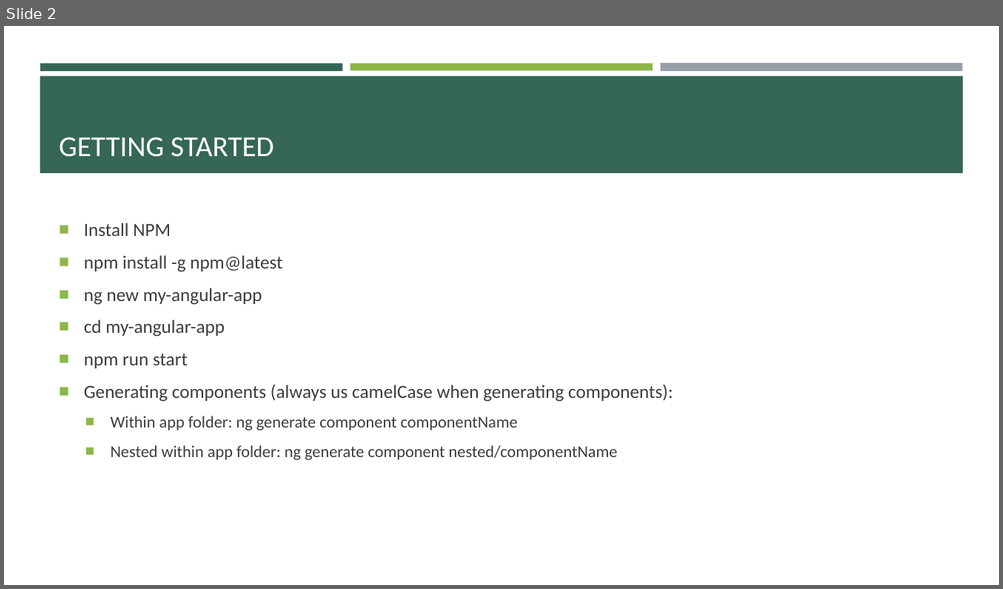
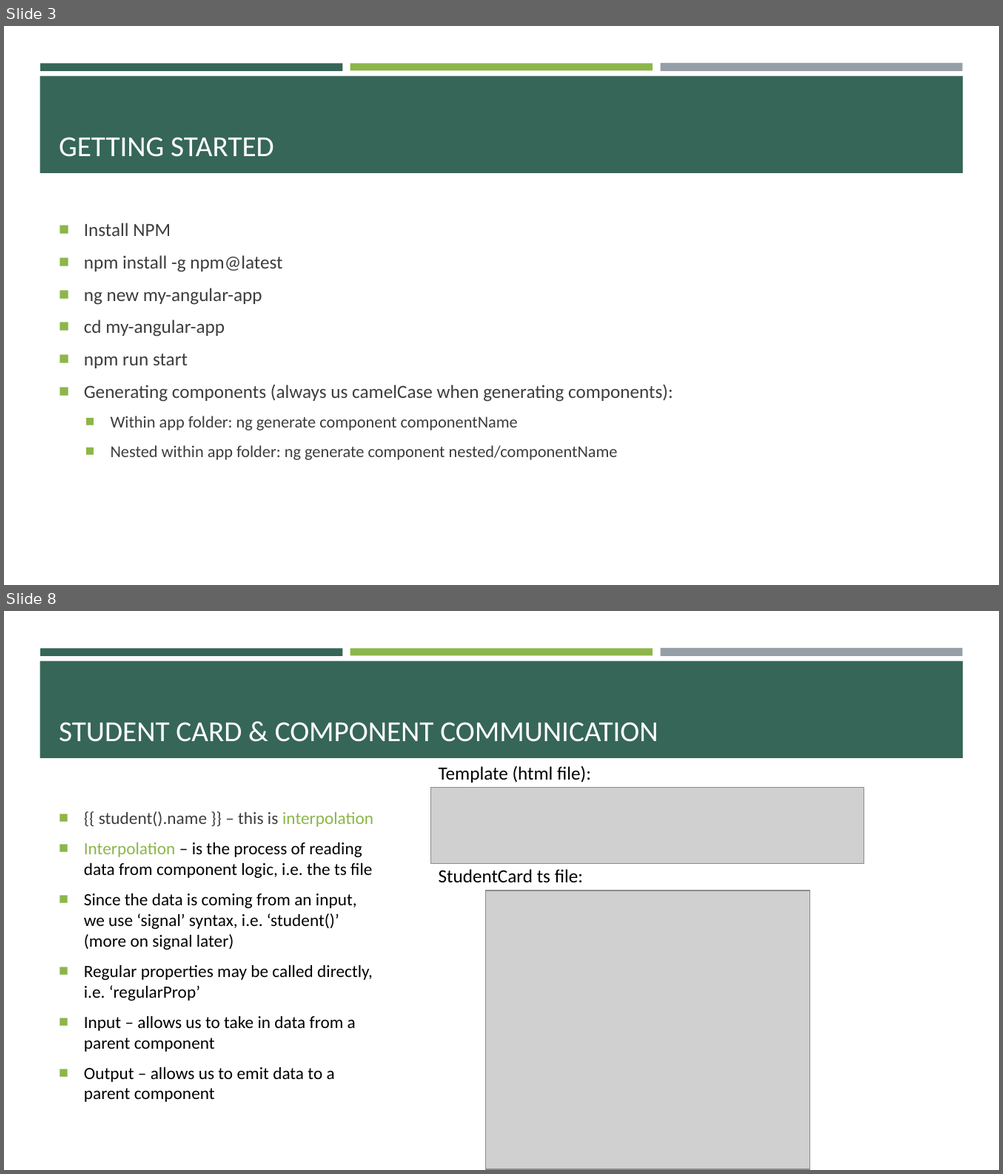
Before and after one commit to e-m-wilson/java-fs, a slide deck: Week_7/Angular.pptx. Shown one above the other, each under a label of ours: slide 2 before the commit, slides 3 and 8 after it; the slides between them are not shown. The pictures are 1003x589 and 1003x1174 pixels, drawn with LibreOffice and Linux fonts; fonts in the diff are those of the drawing; grey boxes stand for pictures. Boxes give left, top, right and bottom in pixels: in the first picture for what was removed or moved away, otherwise in the second. Text is boxed around its words. In the diff, an @@ line names an element or a change of style, - is before the commit and + after.

```diff
--- a/Week_7/Angular.pptx
+++ b/Week_7/Angular.pptx
@@ slide 8 added at bbox=[4, 611, 999, 1170], background #FFFFFF; not listed: 4 template elements that a slide beside it also shows @@
@@ title added at bbox=[59, 722, 657, 742], 28 pt, text #FFFFFF @@
+STUDENT CARD & COMPONENT COMMUNICATION
@@ text added at bbox=[438, 766, 591, 783], 18 pt, text #000000 @@
+Template (html file):
@@ picture added at bbox=[431, 788, 865, 864] @@
@@ text added at bbox=[84, 812, 373, 1102], 16.6 pt, text #000000 @@
+■ {{ student().name }} – this is interpolation
+■ Interpolation – is the process of reading data from component logic, i.e. the ts file
+■ Since the data is coming from an input, we use ‘signal’ syntax, i.e. ‘student()’ (more on signal later)
+■ Regular properties may be called directly, i.e. ‘regularProp’
+■ Input – allows us to take in data from a parent component
+■ Output – allows us to emit data to a parent component
@@ text added at bbox=[438, 869, 583, 883], 18 pt, text #000000 @@
+StudentCard ts file:
@@ picture added at bbox=[485, 891, 809, 1170] @@
@@ what was slide 2 is now slide 3 @@
```
Also in this commit, not shown: 9 other slides added, 2 slides removed, 4 other files.
